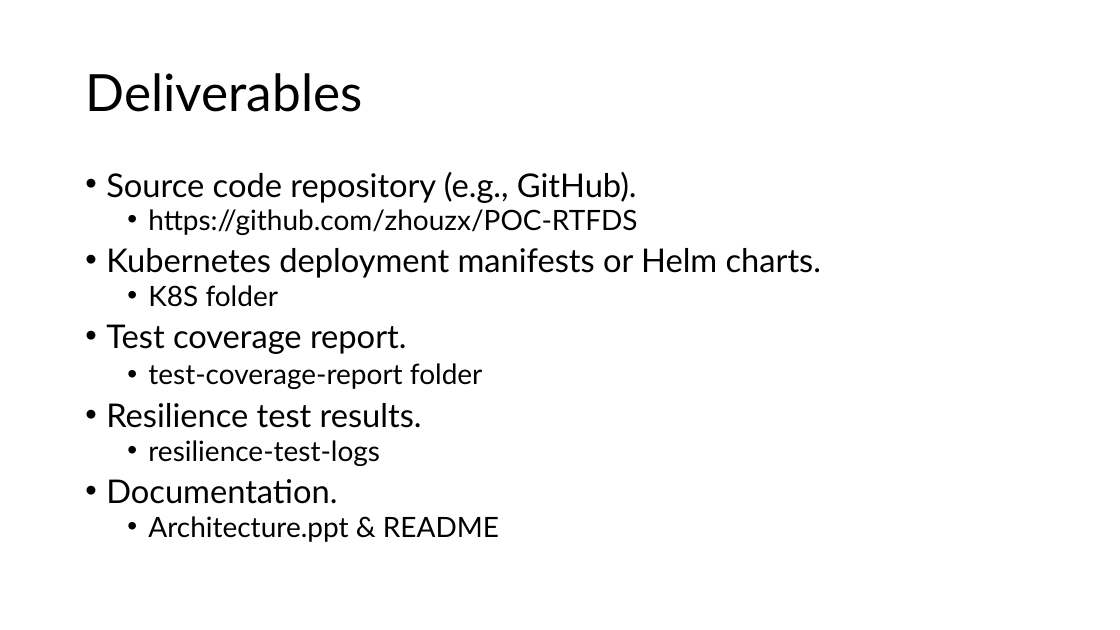
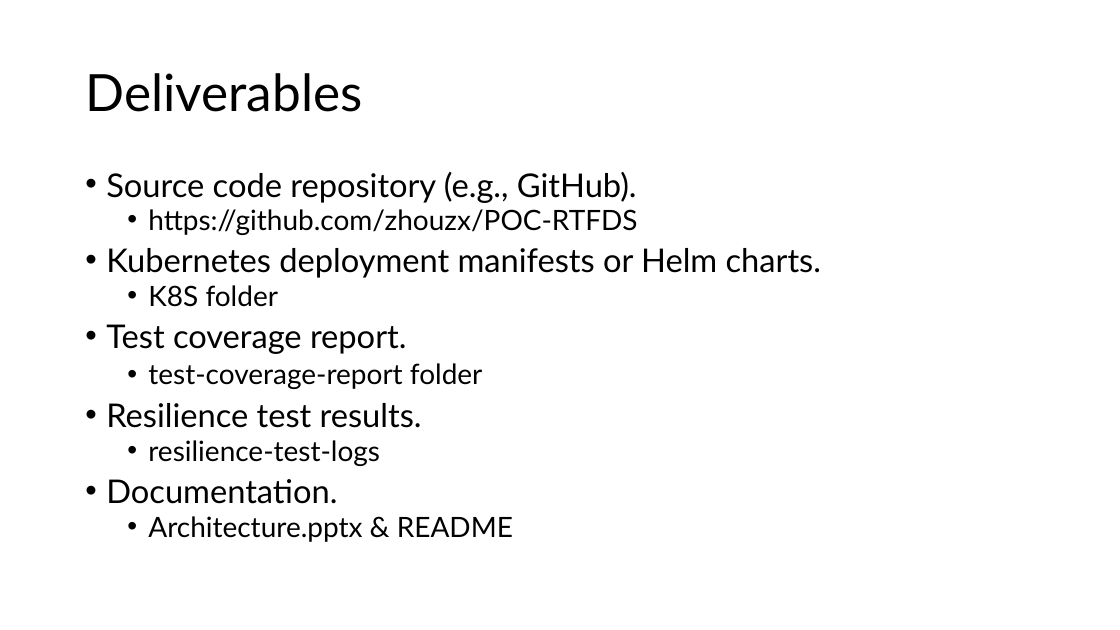
Before and after one commit to zhouzx/POC-RTFDS, a slide deck: slide 9 of Architecture.pptx. Drawn at 1120x630 pixels with LibreOffice and Linux fonts; fonts in the diff are those of the drawing. Boxes give left, top, right and bottom in pixels: in the first picture for what was removed or moved away, otherwise in the second. Text is boxed around its words. In the diff, an @@ line names an element or a change of style, - is before the commit and + after.

Commit message:
architecture document

```diff
--- a/Architecture.pptx
+++ b/Architecture.pptx
@@ text at [148,516,513,542]: text changed @@
-  • Architecture.ppt & README
+  • Architecture.pptx & README
```
